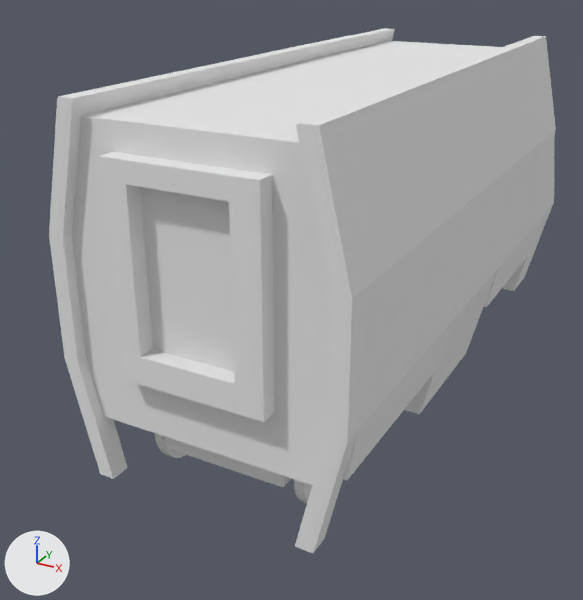
A saved change to the Blender file models/blender/mbb/modern_japanlocomotive.blend.
One viewpoint serves both versions: a 50 mm camera at (24.0, -54.4, 28.0) aimed at (-3.6, -4.3, 2.9). Lighting does not change. The marker at lower left points along +X, +Y and +Z.

The older version as bpy lines, for what is in view:
```python
me_cube_000 = bpy.data.meshes.new('Cube.000')
me_cube_000.from_pydata(...)  # 1036 vertices, 768 faces; spans x -4.74..4.74, y -2.0..2.0, z -1.85..3.33
# faces by material slot: [284, 484]
me_cube_000.materials.append(mat_material_000)  # its picture is missing
me_cube_000.materials.append(mat_material_001)  # its picture is missing
me_cube_003 = bpy.data.meshes.new('Cube.003')
me_cube_003.from_pydata(...)  # 986 vertices, 711 faces; spans x -5.26..4.74, y -2.0..2.0, z -0.19..5.0
# faces by material slot: [293, 418]
me_cube_003.materials.append(mat_material_003)  # its picture is missing
me_cube_003.materials.append(mat_material_002)  # its picture is missing
ob_cube_000 = bpy.data.objects.new('Cube.000', me_cube_000)
ob_cube_000.location = (-0.08, -0.12, 4.68)
ob_cube_000.rotation_euler = (0.0, 0.0, 1.571)  # degrees (0, 0, 90)
ob_cube_000.scale = (4.77, 4.77, 4.77)
ob_cube_002 = bpy.data.objects.new('Cube.002', me_cube_003)
ob_cube_002.location = (0.01, 0.01, -3.34)
ob_cube_002.rotation_euler = (0.0, 0.0, -1.571)  # degrees (0, 0, -90)
ob_cube_002.scale = (4.8, 4.8, 4.8)
```
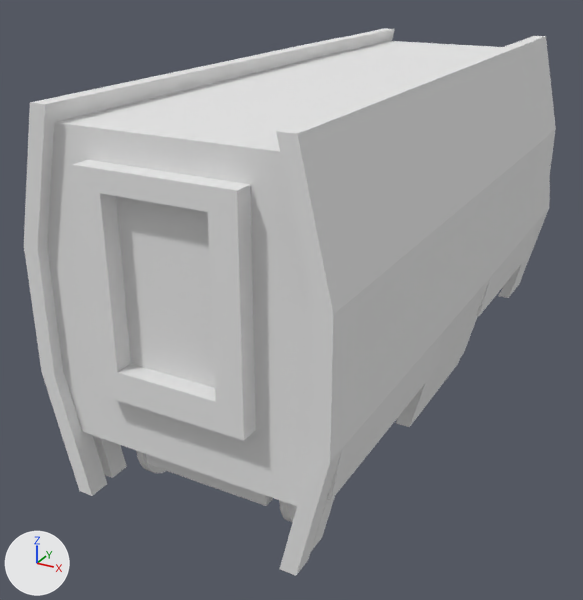
Diff of the bpy script that builds the scene:
```diff
--- a/models/blender/mbb/modern_japanlocomotive.blend.py
+++ b/models/blender/mbb/modern_japanlocomotive.blend.py
@@ me_cube_003 @@
 me_cube_003.from_pydata(...)  # 986 vertices, 711 faces; spans x -5.26..4.74, y -2.0..2.0, z -0.19..5.0
 # used by ob_cube_002; location = (0.01, 0.01, -3.34); rotation_euler = (0.0, 0.0, -1.571), in degrees (0, 0, -90); scale = (4.8, 4.8, 4.8)
+# me_cube_003 part 1: the whole mesh is moved by (0.41, 0.0, -0.7)
 me_cube_003.materials.append(mat_material_003)
@@ ob_cube_002 @@
 ob_cube_002 = bpy.data.objects.new('Cube.002', me_cube_003)
-ob_cube_002.location = (0.01, 0.01, -3.34)
+ob_cube_002.location = (0.0, 0.0, 0.0)
 ob_cube_002.rotation_euler = (0.0, 0.0, -1.571)  # degrees (0, 0, -90)
```

Changed parts and their boxes (x1, y1, x2, y2) in the pictures (583 x 600 px):
'Cube.002', moved
    before: (58, 35, 554, 553)
    after: (24, 37, 550, 576)
'Cube.000', unchanged, covered by the edit
    before: (49, 28, 556, 552)
    after: (93, 28, 556, 551)
